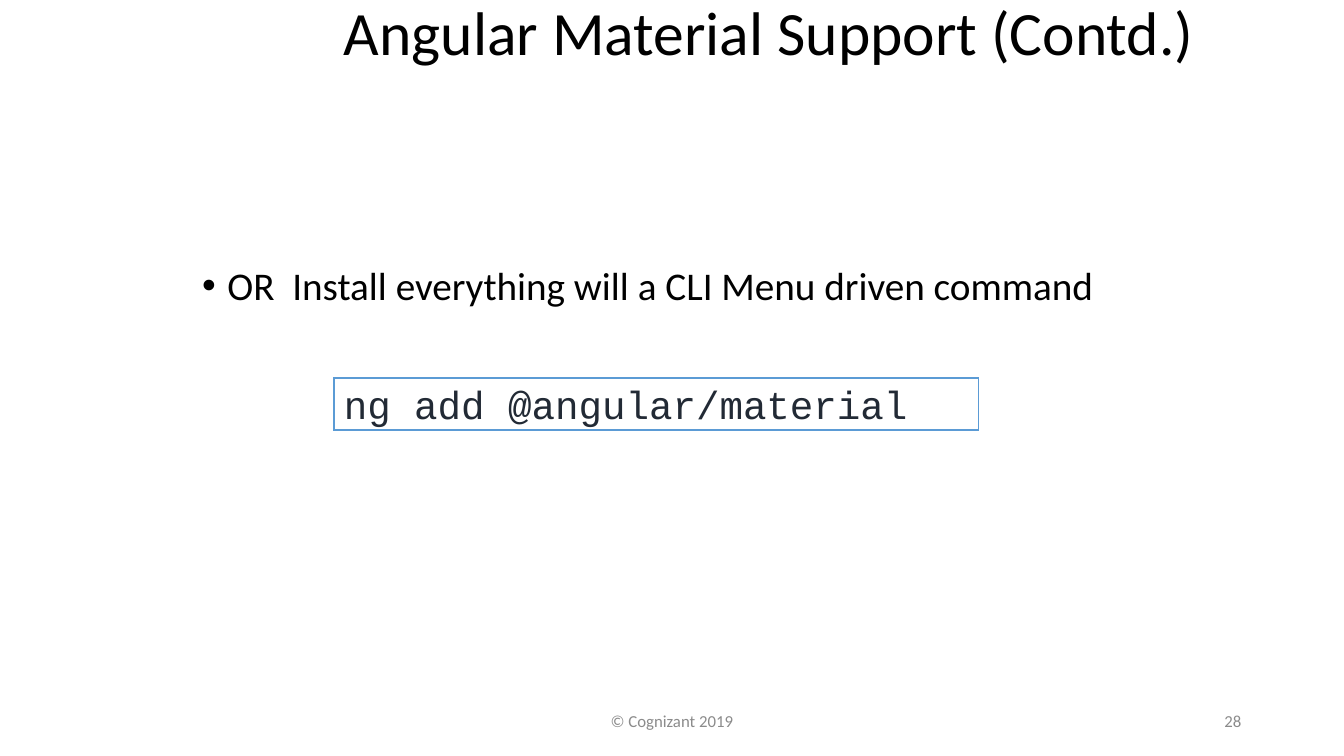
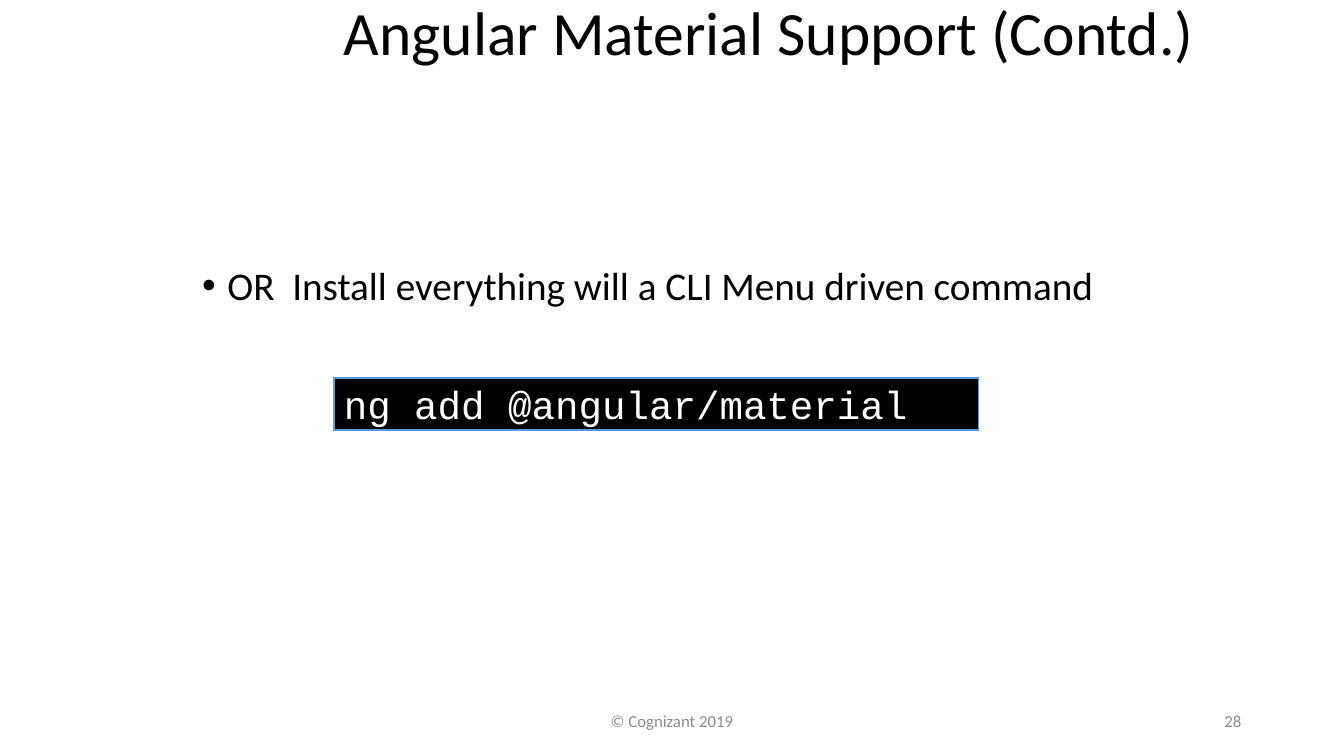
Before and after one commit to davembrownx/PowerPoint-Decks, a slide deck: slide 28 of Angular 8 Day 6 Defining Observables, Angular Material, Route Guards, and Pipes.pptx. Drawn at 1344x756 pixels with LibreOffice and Linux fonts; fonts in the diff are those of the drawing; background and template pictures are left out. Boxes give left, top, right and bottom in pixels: in the first picture for what was removed or moved away, otherwise in the second. Text is boxed around its words. In the diff, an @@ line names an element or a change of style, - is before the commit and + after.

```diff
--- a/Angular 8 Day 6 Defining Observables, Angular Material, Route Guards, and Pipes.pptx
+++ b/Angular 8 Day 6 Defining Observables, Angular Material, Route Guards, and Pipes.pptx
@@ rectangle "ng add @angular/material" at (334, 378, 978, 431): text colour #222A35 to #FFFFFF; fill #FFFFFF to #000000 @@
```
Also in this commit, not shown: 6 other slides changed.
